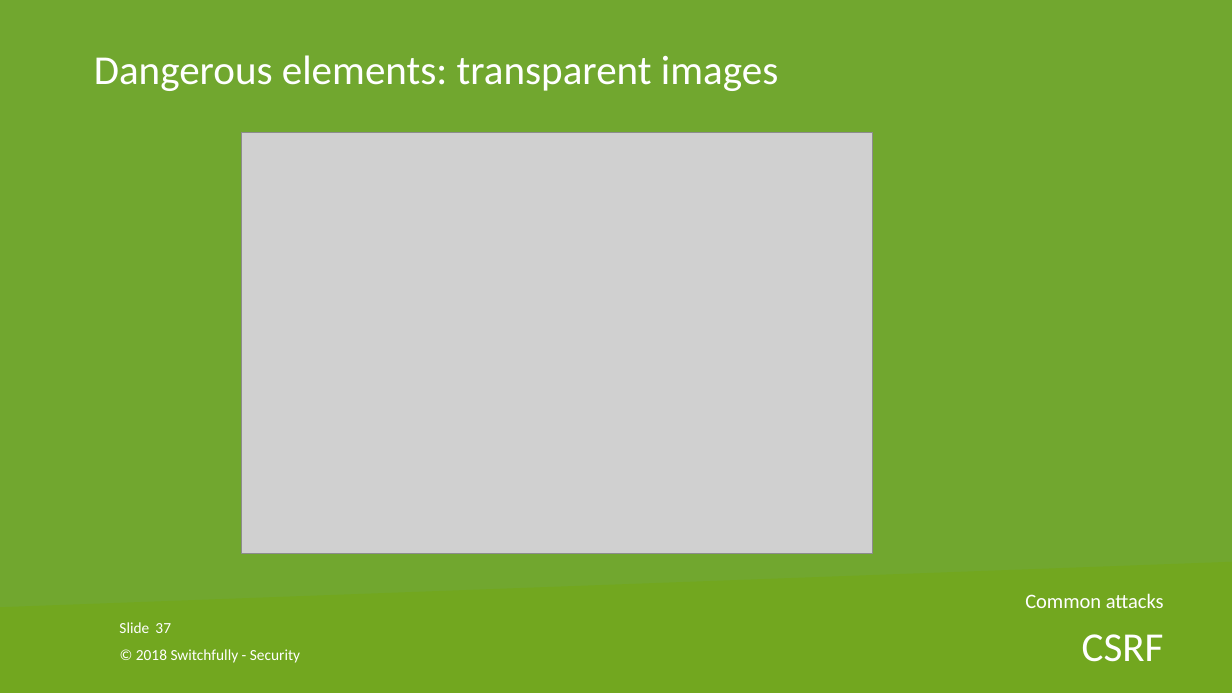
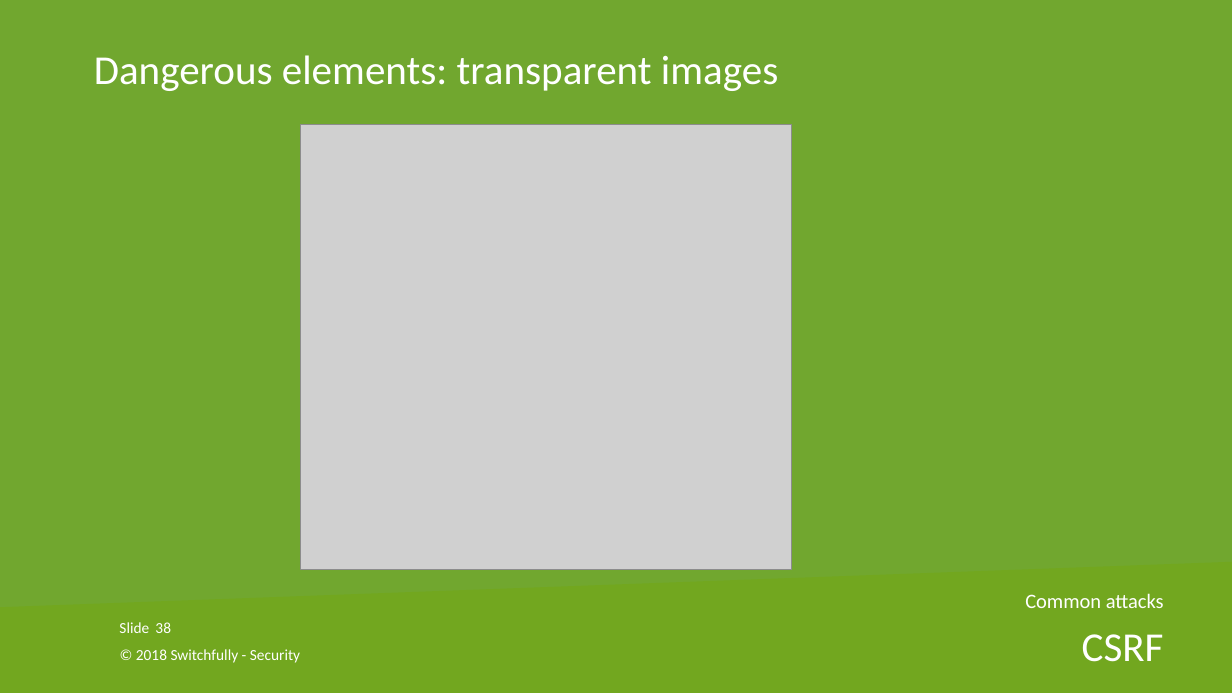
Before and after one commit to nielsjani/switchfully-security, a slide deck: slide 38 of powerpoint/switchfully-security@Cegeka.pptx (slide 37 before the commit). Drawn at 1232x693 pixels with LibreOffice and Linux fonts; fonts in the diff are those of the drawing; grey boxes stand for pictures; background and template pictures are left out. Boxes give left, top, right and bottom in pixels: in the first picture for what was removed or moved away, otherwise in the second. Text is boxed around its words. In the diff, an @@ line names an element or a change of style, - is before the commit and + after.

```diff
--- a/powerpoint/switchfully-security@Cegeka.pptx
+++ b/powerpoint/switchfully-security@Cegeka.pptx
@@ picture: place and size @@
-picture at <box>241,132,872,554</box>
+picture at <box>301,125,792,569</box>
@@ page number at <box>155,622,171,633</box>: text changed @@
-37
+38
```
Also in this commit, not shown: 2 other slides changed, 2 slides added.
